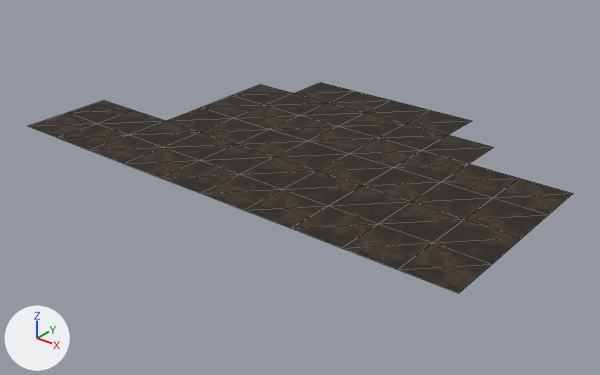
What one commit did to the glTF model Assets/3D/CaveCamp/floor_1_-6.glb.
Camera for both pictures: a 50 mm lens placed at (119.5, 286.1, 25.4), pointed at (82.5, 332.3, -3.3). The axes (+X, +Y, +Z) are drawn at lower left. The lights are the same throughout. The first picture is the older version. Mesh edges are drawn as thin lines. Vertices at exactly the same position are counted once.

Names of what the first picture shows: 'floor_1_-6'.
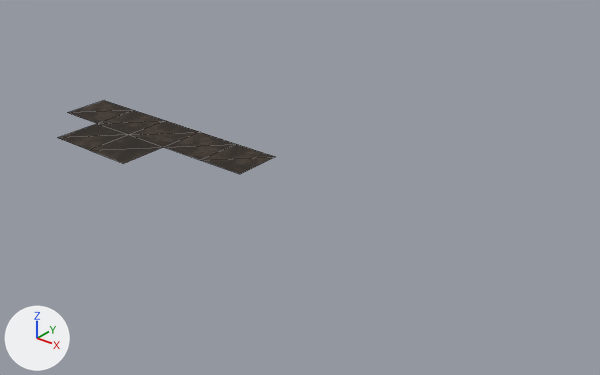
The newer file is also turned or shifted as a whole; pictures and numbers use the older file's frame.

What the commit changed:
me_floor_1__6 is used by ob_floor_1__6; location (0.0, 0.0, 0.0).
me_floor_1__6 had 63 vertices, 92 faces and spanned x 62.0..102.0, y 322.0..346.0, z 0.0.
me_floor_1__6 now has 15 vertices, 14 faces and spans x 62.0..82.0, y 322.0..330.0, z 0.0.
Part 1, on me_floor_1__6:
48 vertices are removed from x 62.0..102.0, y 322.0..346.0, z 0.0.
78 faces are deleted.
me_floor_1__6 part 2: 14 kept faces spanning x 62.0..82.0, y 322.0..330.0, z 0.0 get new texture (UV) coordinates.

Changed parts and their boxes (x1, y1, x2, y2) in the pictures (600 x 375 px):
'floor_1_-6', reshaped (60% narrower, 65% shorter)
    before: (28, 82, 573, 293)
    after: (58, 101, 275, 174)
part 1 of me_floor_1__6, deleted
    before: (28, 82, 573, 293)
part 2 of me_floor_1__6, surface changed
    both: (58, 103, 275, 174)
